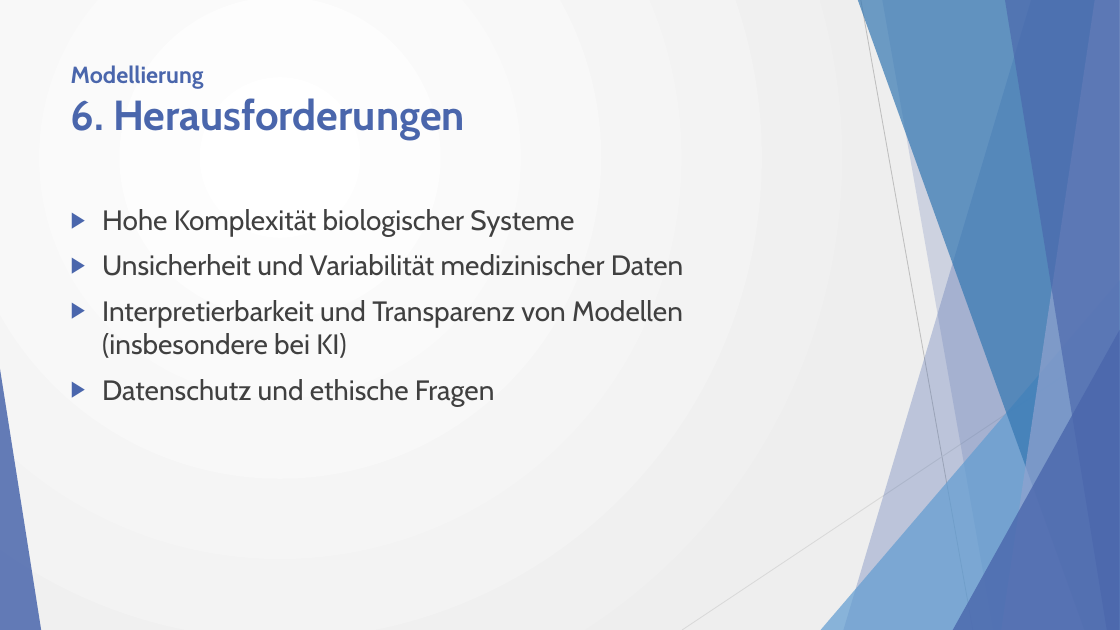
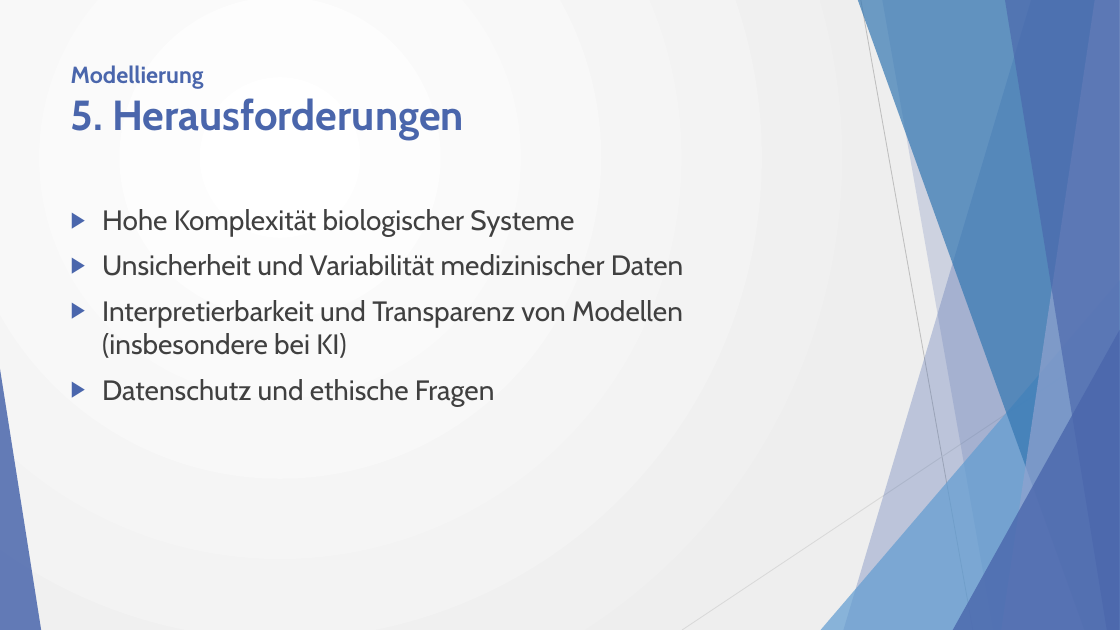
Before and after one commit to w0fl/w0fl, a slide deck: slide 8 of Simulation und Modellierung in der Medizininformatik_2.0.pptx (slide 9 before the commit). Drawn at 1120x630 pixels with LibreOffice and Linux fonts; fonts in the diff are those of the drawing. Boxes give left, top, right and bottom in pixels: in the first picture for what was removed or moved away, otherwise in the second. Text is boxed around its words. In the diff, an @@ line names an element or a change of style, - is before the commit and + after.

```diff
--- a/Simulation und Modellierung in der Medizininformatik_2.0.pptx
+++ b/Simulation und Modellierung in der Medizininformatik_2.0.pptx
@@ title at (71, 65, 464, 140): text changed @@
-Modellierung
-6. Herausforderungen
+Modellierung
+5. Herausforderungen
```
Also in this commit, not shown: 11 other slides changed, 2 slides removed, 3 other files.
